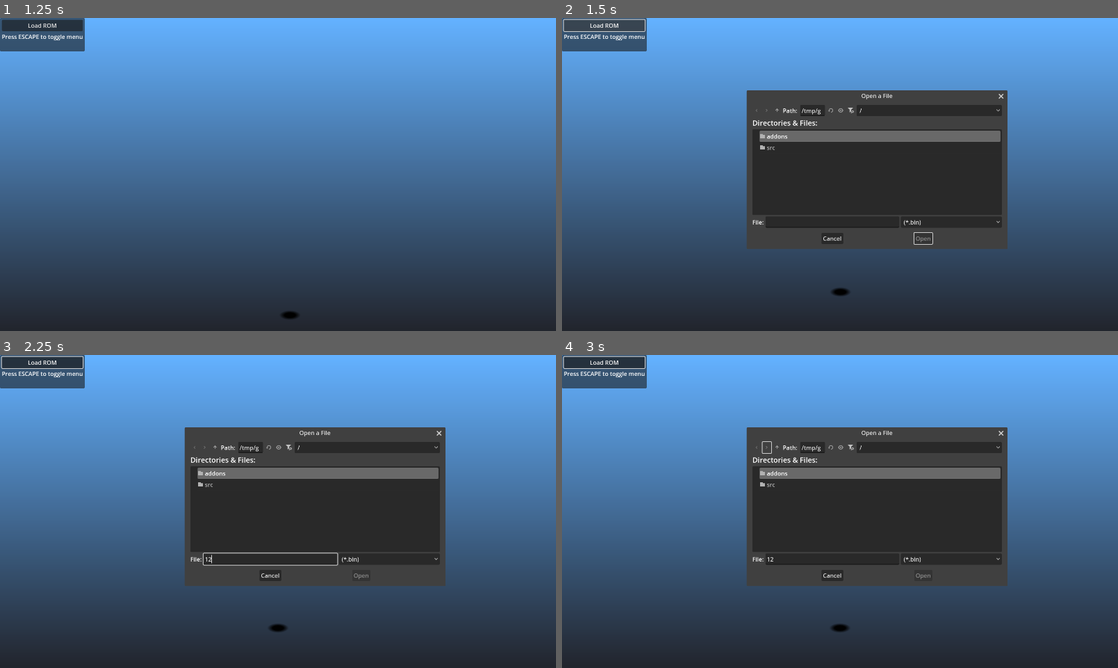
Above: before the commit, frames 1-4 (two rows, left to right).
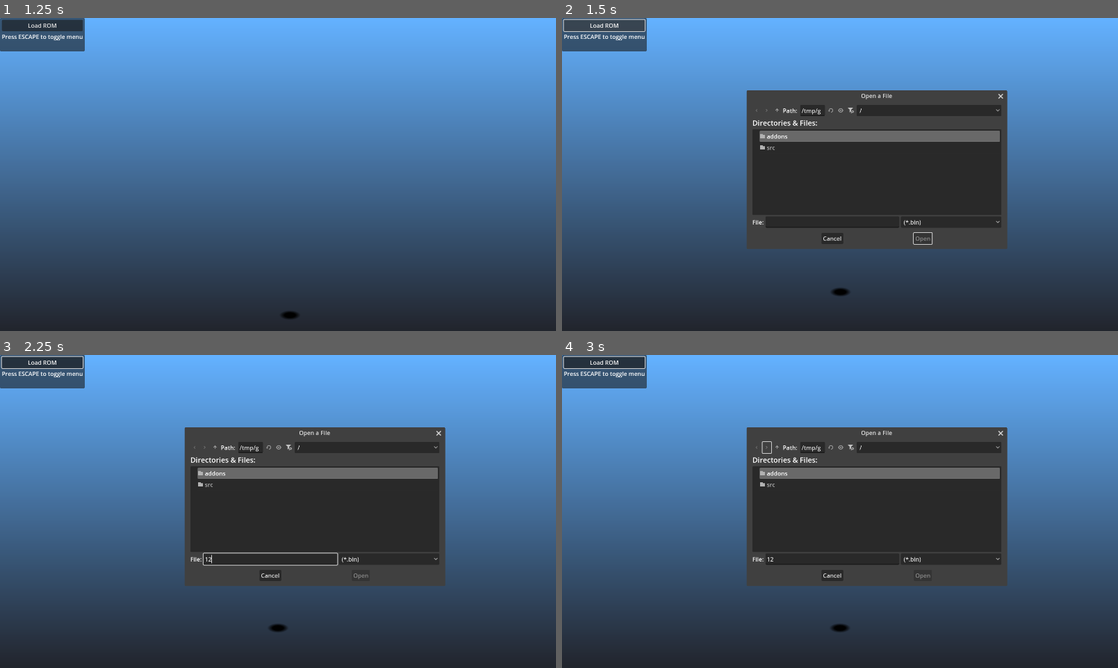
Above: after the commit, the same moments.

Repository: mrgudenheim/TacticsEngineG
Game: Godot game, scene res://src/Map/map_viewer.tscn
Same seed, same stepped clock (60 frames per second), same inputs: the game is played once before the commit and once after it.
Inputs (mouse positions are in pixels of both pictures, inside the frame that each line leads up to):
- Up to frame 1 (1.25 s): tap Enter (ui_accept) at 0.5, 0.77 s; move the mouse to (400, 158) at 0.52 s; hold D from 0.53 s (still down); tap Down (camera_down) at 0.6 s; click (400, 158) at 0.67 s
- Up to frame 2 (1.5 s): release D at 1.25 s; click "Load ROM" at 1.25 s
- Up to frame 3 (2.25 s): click (272, 558) at 2.02 s; type "12" at 2.1 s
- Up to frame 4 (3 s): click (767, 448) at 2.75 s

Frame 1 is identical in both runs. In frame 2, 0.1% of the frame differs, in the area x 53-81%, y 23-73%; in frame 3, 0.1%; in frame 4, 0.1%.
Error in both runs: Invalid access to property or key 'sequences' on a base object of type 'Nil'. (res://src/Unit/unit_animation_manager.gd:501)

Commit message:
fixed map names

Diff:
--- a/src/Map/map_viewer.gd
+++ b/src/Map/map_viewer.gd
@@ -89,8 +89,8 @@
 	for file_record: FileRecord in RomReader.file_records.values():
 		if file_record.name.contains(".GNS"):
 			var map_name: String = ""
-			if RomReader.fft_text.map_names.size() > file_record.type_index:
-				map_name = " " + RomReader.fft_text.map_names[file_record.type_index]
+			if file_record.type_index != 0 and file_record.type_index <= RomReader.fft_text.map_names.size():
+				map_name = " " + RomReader.fft_text.map_names[file_record.type_index - 1]
 			map_dropdown.add_item(file_record.name + map_name)
 
 	var default_map_index: int = 56 # Orbonne
